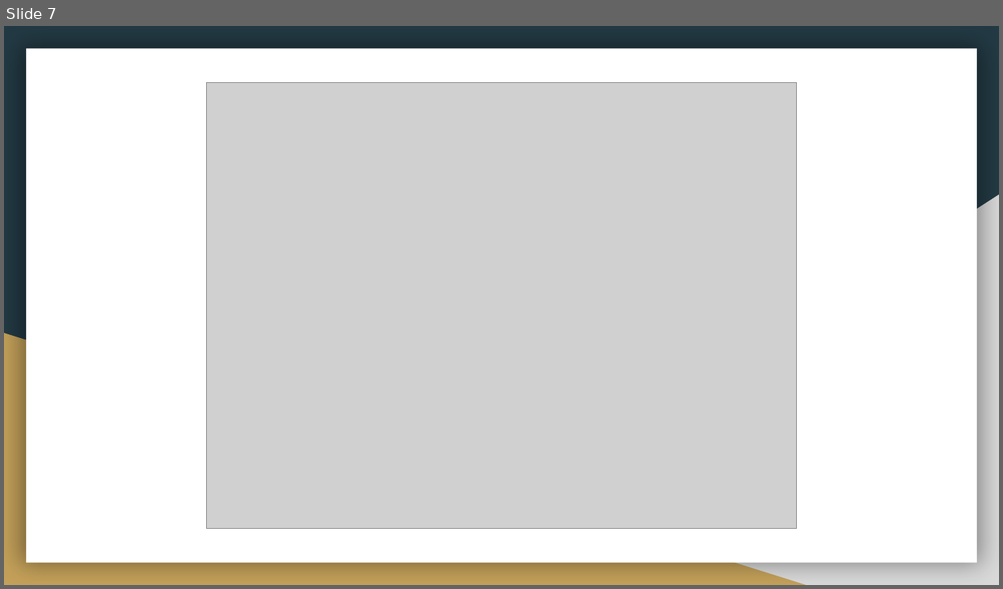
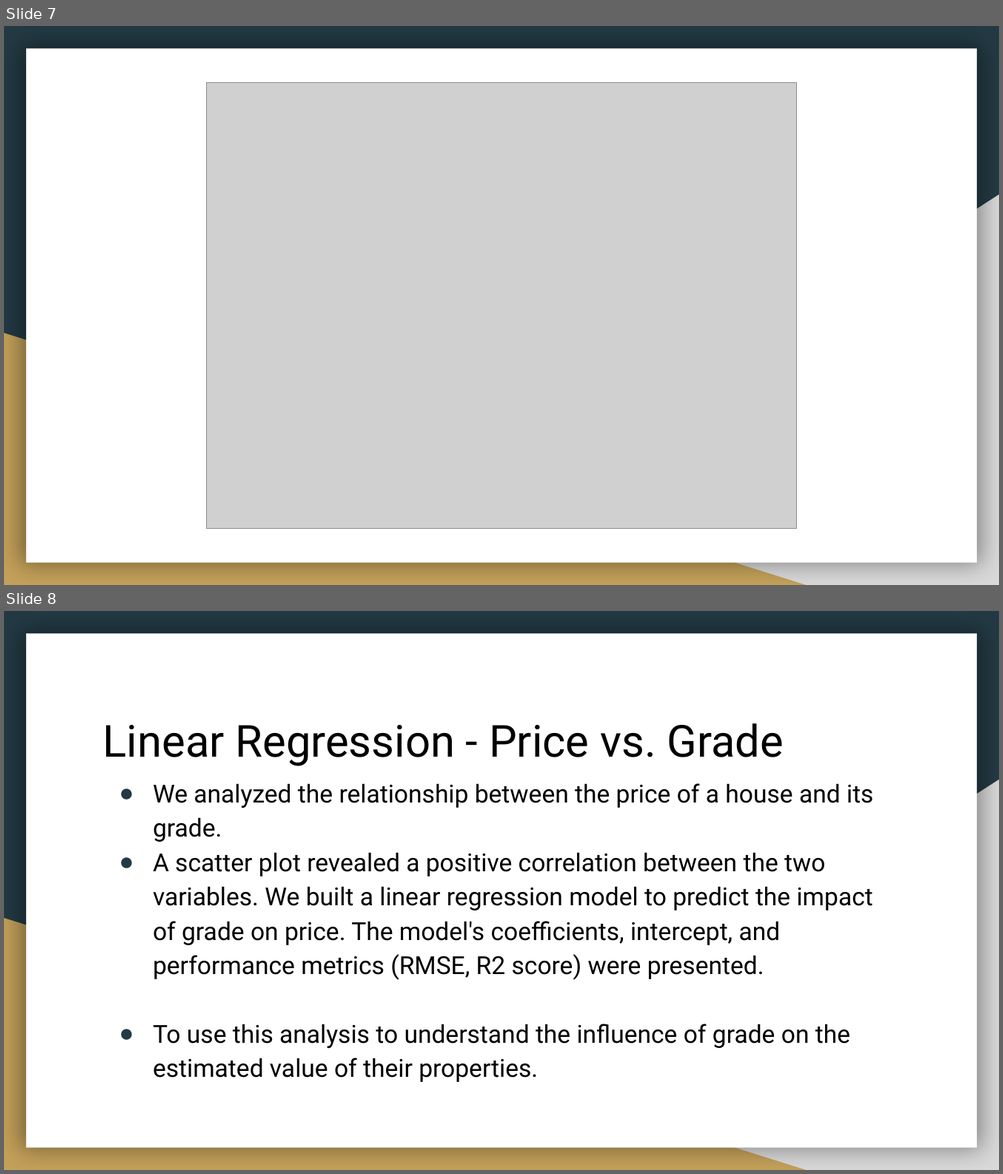
Before and after one commit to kibandichristine/-housings-sales-prediction, a slide deck: THE KC HOUSE PROJECT.pptx. Shown one above the other, each under a label of ours: slide 7 before the commit, slides 7 and 8 after it. The pictures are 1003x589 and 1003x1174 pixels, drawn with LibreOffice and Linux fonts; fonts in the diff are those of the drawing; grey boxes stand for pictures. Boxes give left, top, right and bottom in pixels: in the first picture for what was removed or moved away, otherwise in the second. Text is boxed around its words. In the diff, an @@ line names an element or a change of style, - is before the commit and + after.

```diff
--- a/THE KC HOUSE PROJECT.pptx
+++ b/THE KC HOUSE PROJECT.pptx
@@ slide 8 added at (4, 611, 999, 1170), background #233A44; not listed: 3 template elements that a slide beside it also shows @@
@@ title added at (103, 723, 784, 766), 32 pt, text #000000 @@
+Linear Regression - Price vs. Grade
@@ text added at (153, 783, 873, 1082), 18 pt, text #000000 @@
+● We analyzed the relationship between the price of a house and its grade.
+● A scatter plot revealed a positive correlation between the two variables. We built a linear regression model to predict the impact of grade on price. The model's coefficients, intercept, and performance metrics (RMSE, R2 score) were presented.
+● To use this analysis to understand the influence of grade on the estimated value of their properties.
```
Also in this commit, not shown: 5 other slides added, 5 other files.
